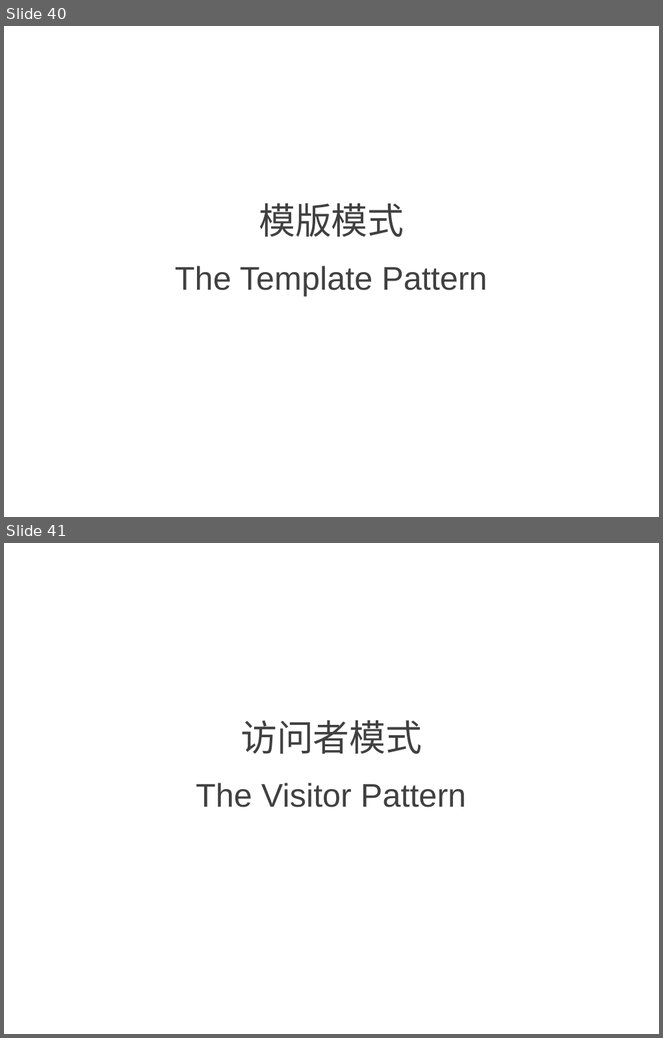
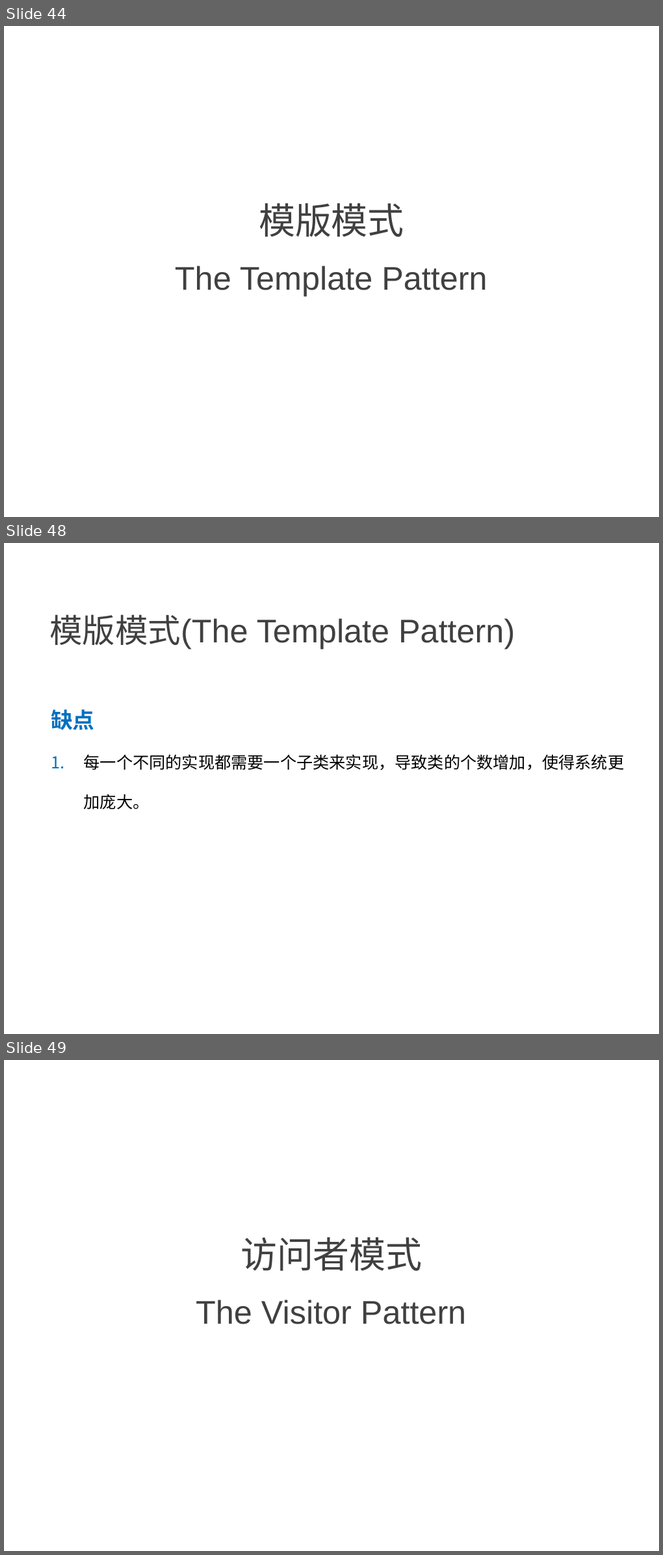
Before and after one commit to NewGr8Player/My-PPT, a slide deck: Design pattern/4.设计模式-行为型模式.pptx. Shown one above the other, each under a label of ours: slides 40 and 41 before the commit, slides 44, 48 and 49 after it; the slides between them are not shown. The pictures are 663x1038 and 663x1555 pixels, drawn with LibreOffice and Linux fonts; fonts in the diff are those of the drawing. Boxes give left, top, right and bottom in pixels: in the first picture for what was removed or moved away, otherwise in the second. Text is boxed around its words. In the diff, an @@ line names an element or a change of style, - is before the commit and + after.

Commit message:
Add     - 策略模式(The Strategy Pattern)     - 模版模式(The Template Pattern)

```diff
--- a/Design pattern/4.设计模式-行为型模式.pptx
+++ b/Design pattern/4.设计模式-行为型模式.pptx
@@ slide 48 added at [4, 543, 659, 1034], background #FFFFFF @@
@@ text added at [50, 615, 515, 650], 36 pt, text #404040 @@
+模版模式(The Template Pattern)
@@ text added at [51, 709, 625, 809], 18 pt, text #000000 @@
+缺点
+1. 每一个不同的实现都需要一个子类来实现，导致类的个数增加，使得系统更加庞大。
@@ what was slide 40 is now slide 44 @@
@@ what was slide 41 is now slide 49 @@
```
Also in this commit, not shown: 7 other slides added.
